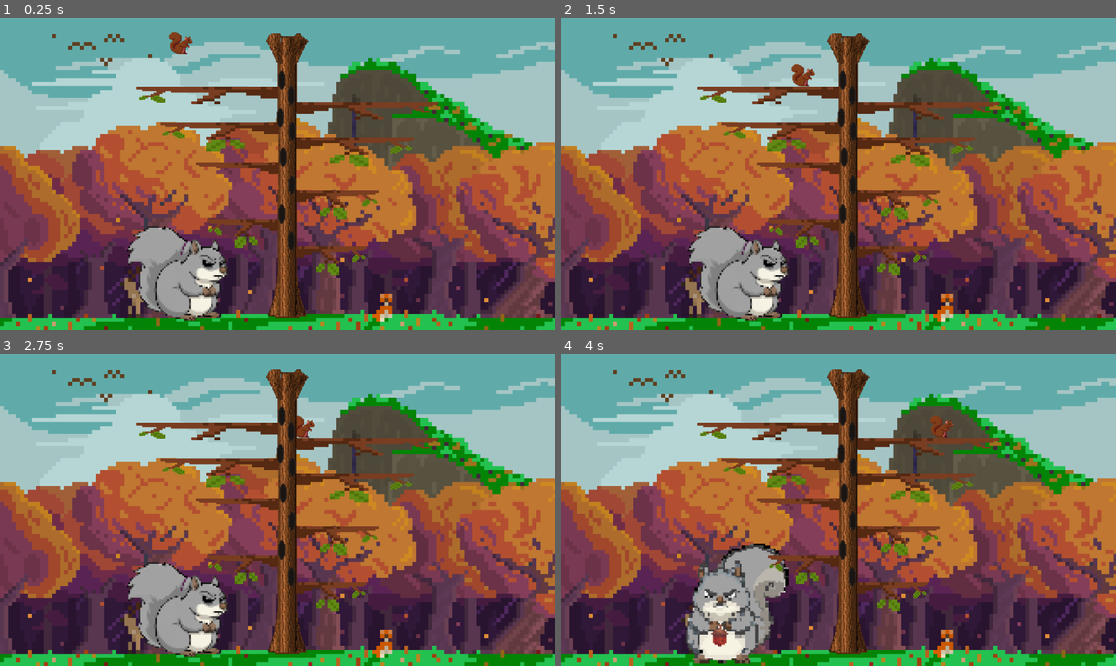
Above: before the commit, frames 1-4 (two rows, left to right).
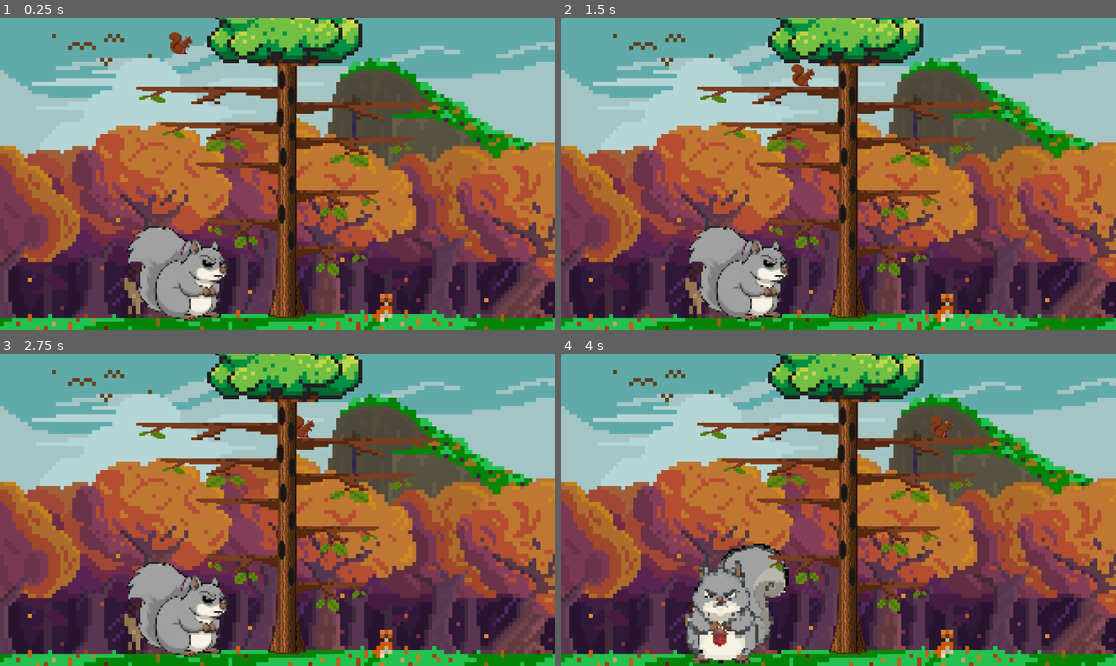
Above: after the commit, the same moments.

Repository: Ike-l/Something-Nutty
Game: Godot game, scene res://scenes/environment.tscn
Two runs of this game, one before a commit and one after it. Both use one fixed random seed, a clock stepped at 60 frames per second and the inputs below.
Inputs:
- Up to frame 1 (0.25 s): no input
- Up to frame 2 (1.5 s): tap Enter (ui_accept) at 0.5, 0.77 s; hold D (move_right) from 0.53 s (still down); tap F (launch_acorn) at 0.6, 1.35 s
- Up to frame 3 (2.75 s): tap Enter (ui_accept) at 1.52 s; release D (move_right) at 2.03 s; hold L (move_left) from 2.03 s (still down); tap F (launch_acorn) at 2.1 s
- Up to frame 4 (4 s): tap Enter (ui_accept) at 2.75, 3.02, 3.77 s; release L (move_left) at 2.78 s; hold D (move_right) from 2.78 s (still down); tap F (launch_acorn) at 2.85, 3.6 s

The runs differ from the first frame. In frame 1, 3.8% of the frame differs, in the area x 37-66%, y 0-16%; in frame 2, 3.8%; in frame 3, 3.8%; in frame 4, 3.8%.

Commit message:
Added treetop

Diff:
--- a/scenes/environment.tscn
+++ b/scenes/environment.tscn
@@ -1,9 +1,9 @@
-[gd_scene load_steps=49 format=3 uid="uid://de1abd0ch6wpt"]
+[gd_scene load_steps=50 format=3 uid="uid://de1abd0ch6wpt"]
 
 [ext_resource type="Script" uid="uid://cxn8rtjg71wse" path="res://scripts/environment.gd" id="1_d5dl1"]
 [ext_resource type="PackedScene" uid="uid://nn3cxg8w23s7" path="res://scenes/Sir Nut.tscn" id="2_fm4en"]
 [ext_resource type="Texture2D" uid="uid://be06envijc4pp" path="res://assets/SquirrelFrame1.png" id="3_0psjf"]
-[ext_resource type="PackedScene" uid="uid://binuyqm458jt6" path="res://scenes/Tree.tscn" id="3_d5dl1"]
+[ext_resource type="PackedScene" uid="uid://binuyqm458jt6" path="res://scenes/tree.tscn" id="3_d5dl1"]
 [ext_resource type="Script" uid="uid://gjogryhtjxsk" path="res://Trunk.gd" id="4_hlc4h"]
 [ext_resource type="Texture2D" uid="uid://csd63d68d56mc" path="res://assets/SquirrelFrame4.png" id="4_yyxhd"]
 [ext_resource type="Texture2D" uid="uid://132q8nexmu3y" path="res://assets/SquirrelFrame2.png" id="5_dmsi2"]
@@ -13,12 +13,13 @@
 [ext_resource type="Texture2D" uid="uid://ck503fdlwvjs4" path="res://assets/DaveHoldingNut.png" id="9_80s2q"]
 [ext_resource type="Texture2D" uid="uid://dwmt7oyo786ui" path="res://assets/DaveLowNut.png" id="10_3am05"]
 [ext_resource type="Texture2D" uid="uid://deis3hppkgd6o" path="res://assets/DaveHighNut.png" id="11_1afuj"]
+[ext_resource type="Texture2D" uid="uid://d17shqv3vcr4u" path="res://assets/Treetop.png" id="11_om7ee"]
 [ext_resource type="Texture2D" uid="uid://sf4gmloo1cd0" path="res://assets/DaveCrouchLeft.png" id="12_6p5pf"]
 [ext_resource type="Texture2D" uid="uid://w8fg48sd0y8b" path="res://assets/DaveFront.png" id="12_375xh"]
 [ext_resource type="Texture2D" uid="uid://71wmu7erpxpr" path="res://assets/DaveSide.png" id="13_6p5pf"]
 [ext_resource type="Texture2D" uid="uid://s3j5dti4h32r" path="res://assets/DaveCrouchRight.png" id="13_t8dep"]
 [ext_resource type="Texture2D" uid="uid://buykdx06yq5wc" path="res://assets/DaveRight.png" id="14_t8dep"]
-[ext_resource type="Script" uid="uid://lywep3fi8err" path="res://scripts/dave.gd" id="15_dmsi2"]
+[ext_resource type="Script" path="res://scripts/dave.gd" id="15_dmsi2"]
 [ext_resource type="Texture2D" uid="uid://cm2rpk7e6sfq6" path="res://assets/background-1.png.png" id="18_3am05"]
 [ext_resource type="Texture2D" uid="uid://b0jt71cwkifd0" path="res://assets/DaveWalk1.png" id="18_bwu6h"]
 [ext_resource type="Texture2D" uid="uid://dhk8sfuuxnypq" path="res://assets/DaveBlink.png" id="19_cofmf"]
@@ -427,6 +428,13 @@
 position = Vector2(-25, -2)
 scale = Vector2(0.25, 0.25)
 
+[node name="TextureRect" type="TextureRect" parent="Tree"]
+offset_left = -678.0
+offset_top = -771.0
+offset_right = 668.0
+offset_bottom = -123.0
+texture = ExtResource("11_om7ee")
+
 [node name="Dave" type="Node2D" parent="."]
 position = Vector2(437, 599)
 
Binary file added: assets/Treetop.png
Not shown, added: assets/Treetop.png.import
